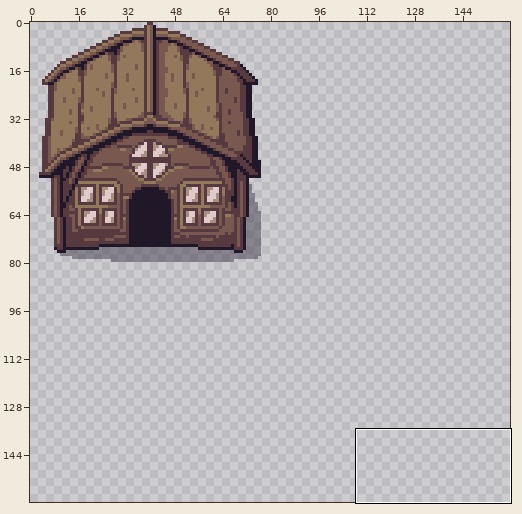
Two versions of one sprite sheet, assets/tile/decoration.png. The picture above shows the old version from afar; the outline marks the close-up.
Close-up. Earlier state:
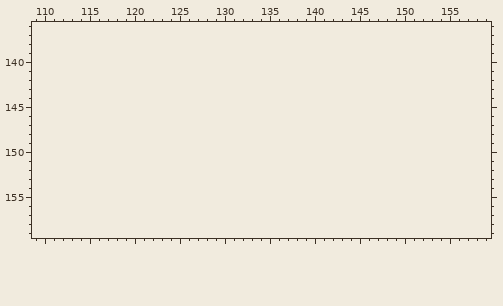
The file is 80x80 pixels. Shown: x 109..159, y 136..159. The old version is drawn lined up with the new one, on the new canvas.
Once edited:
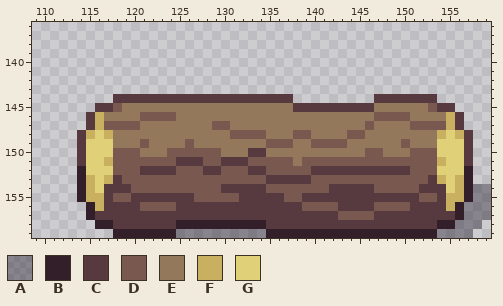
Palette (. is transparent): A #20172966  B #331f29  C #563a3f  D #79584f  E #94785c  F #c8b060  G #e0d078
The edit:
canvas 80x80 -> 160x160
There is now colour A in rows 154 to 155 at x 158 to 159; in rows 156 to 157 at x 157 to 159; in row 158 at x 156 to 158; in row 159 at x 125 to 134 and 154 to 157.
There is now colour B in rows 152 to 155 at x 114 and 157; in rows 156 to 157 at x 115 and 156; in row 158 at x 116 to 117, 125 to 134 and 154 to 155; in row 159 at x 118 to 124 and 135 to 153.
There is now colour C in row 144 at x 118 to 137 and 147 to 153; in row 145 at x 116 to 117, 138 to 146 and 154 to 155; in rows 146 to 147 at x 115 and 156; in rows 148 to 149 at x 114 and 157; in row 150 at x 114, 133 to 134 and 157; in row 151 at x 114, 125 to 127, 130 to 132 and 157.
There is now colour C in row 152 at x 121 to 124, 128 to 129, 133 to 134 and 140 to 150; in row 153 at x 118, 135 to 139 and 153; in row 154 at x 117 to 119, 130 to 134, 142 to 146 and 152 to 154; in row 155 at x 117, 120 to 126, 132 to 136, 139 to 151 and 154; in row 156 at x 117 to 120, 125 to 138, 143 to 146 and 151 to 154; in row 157 at x 116 to 142 and 147 to 155.
There is now colour C in row 158 at x 118 to 124 and 135 to 153.
There is now colour D in row 145 at x 118 and 153; in row 146 at x 121 to 124 and 147 to 150; in row 147 at x 117 to 120, 129 to 130, 146 and 151 to 154; in row 148 at x 131 to 134, 138 to 139 and 144 to 145; in row 149 at x 121, 126, 135 to 137, 140 to 143 and 150; in row 150 at x 118 to 120, 124 to 129, 146 to 147 and 151 to 153.
There is now colour D in row 151 at x 118 to 124, 128 to 129, 133 to 137 and 139 to 153; in row 152 at x 118 to 120, 125 to 127, 130 to 132, 135 to 139 and 151 to 153; in row 153 at x 119 to 134 and 140 to 152; in row 154 at x 120 to 129, 135 to 141 and 147 to 151; in row 155 at x 118 to 119, 127 to 131, 137 to 138 and 152 to 153; in row 156 at x 121 to 124, 139 to 142 and 147 to 150.
There is now colour D in row 157 at x 143 to 146.
There is now colour E in row 145 at x 119 to 137 and 147 to 152; in row 146 at x 117 to 120, 125 to 146 and 151 to 154; in row 147 at x 121 to 128, 131 to 145 and 147 to 150; in row 148 at x 118 to 130, 135 to 137, 140 to 143 and 146 to 153; in row 149 at x 118 to 120, 122 to 125, 127 to 134, 138 to 139, 144 to 149 and 151 to 153; in row 150 at x 121 to 123, 130 to 132, 135 to 145 and 148 to 150.
There is now colour E in row 151 at x 138.
There is now colour F in rows 146 to 147 at x 116 and 155; in row 148 at x 115, 117, 154 and 156; in row 151 at x 117 and 154; in row 153 at x 115, 117, 154 and 156; in row 154 at x 115 and 156; in row 155 at x 115 to 116 and 155 to 156.
There is now colour F in row 156 at x 116 and 155.
There is now colour G in row 148 at x 116 and 155; in rows 149 to 150 at x 115 to 117 and 154 to 156; in row 151 at x 115 to 116 and 155 to 156; in row 152 at x 115 to 117 and 154 to 156; in rows 153 to 154 at x 116 and 155.
Changed places in both close-ups, as pixel boxes (x1, y1, x2, y2):
added: (77, 94, 491, 238)
